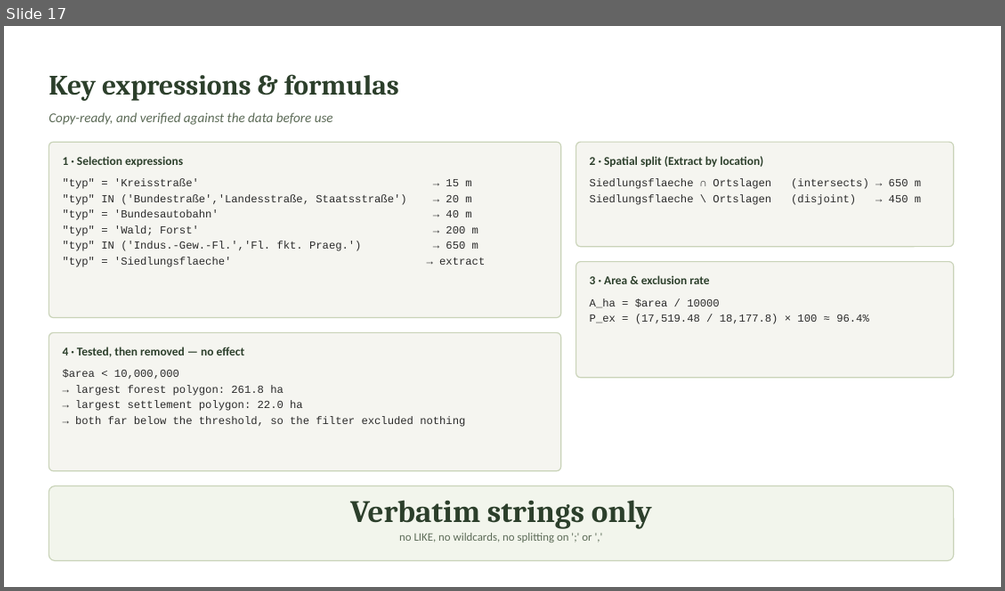
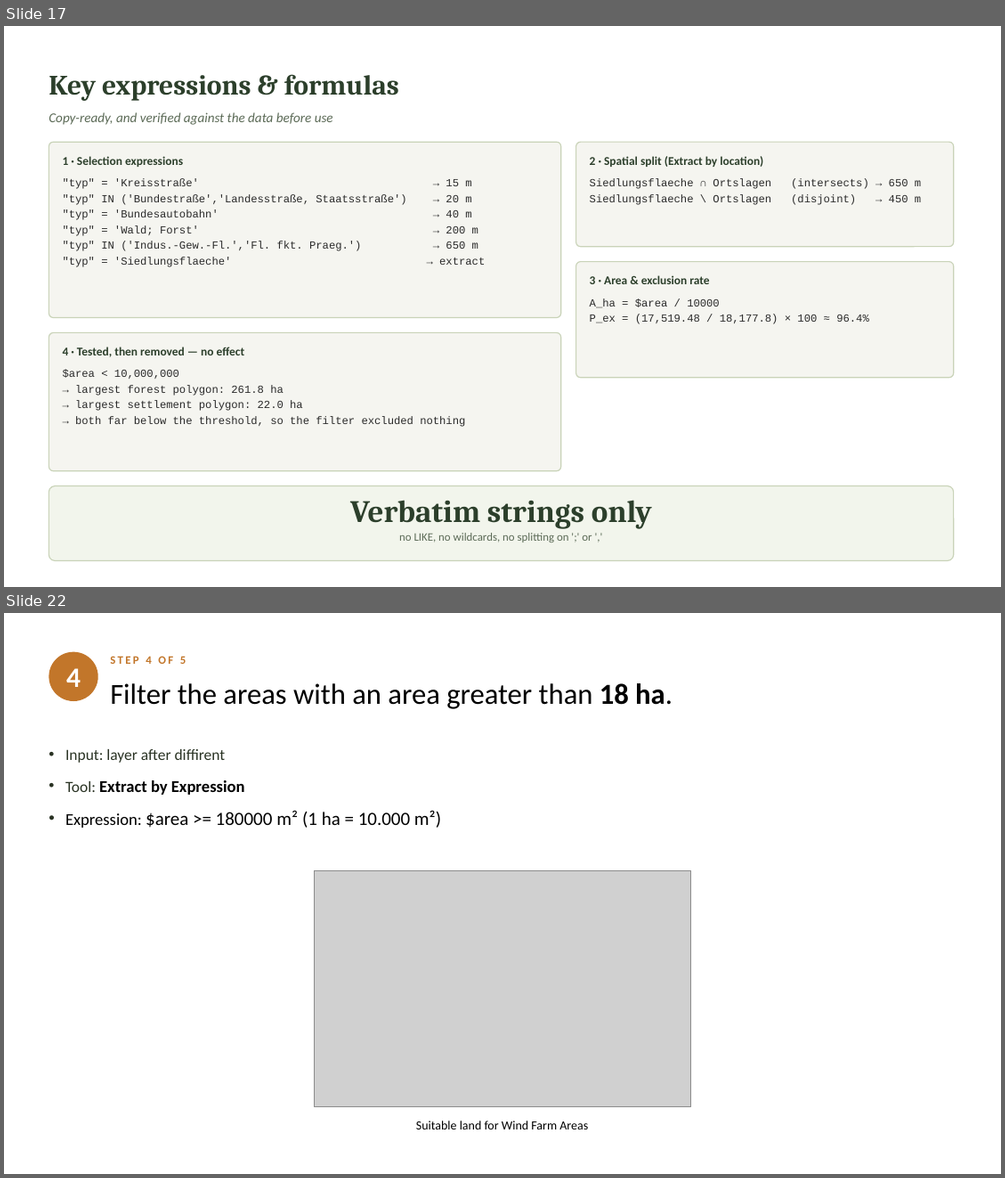
Before and after one commit to Kratosna/Methoden-zur-Analyse-und-Modellierung-von-r-umlichen-Umweltdaten, a slide deck: Procedure_Presentation.pptx. Shown one above the other, each under a label of ours: slide 17 before the commit, slides 17 and 22 after it; the slides between them are not shown. The pictures are 1005x591 and 1005x1178 pixels, drawn with LibreOffice and Linux fonts; fonts in the diff are those of the drawing; grey boxes stand for pictures. Boxes give left, top, right and bottom in pixels: in the first picture for what was removed or moved away, otherwise in the second. Text is boxed around its words. In the diff, an @@ line names an element or a change of style, - is before the commit and + after.

```diff
--- a/Procedure_Presentation.pptx
+++ b/Procedure_Presentation.pptx
@@ slide 22 added at box(4, 613, 1001, 1174), background #FFFFFF @@
@@ ellipse added at box(48, 652, 98, 701), fill #C2762A @@
@@ text added at box(110, 656, 186, 664), 11 pt, text #C2762A, bold @@
+STEP 4 OF 5
@@ text added at box(66, 668, 81, 687), 27 pt, text #FFFFFF, bold @@
+4
@@ text added at box(110, 683, 672, 709), 28 pt, text #000000 @@
+Filter the areas with an area greater than 18 ha.
@@ text added at box(65, 749, 441, 827), 15 pt, text #000000 @@
+• Input: layer after diffirent
+• Tool: Extract by Expression
+• Expression: $area >= 180000 m² (1 ha = 10.000 m²)
@@ picture added at box(315, 870, 691, 1106) @@
@@ text added at box(416, 1120, 588, 1129), 12 pt, text #000000 @@
+Suitable land for Wind Farm Areas
```
Also in this commit, not shown: 6 other slides added, 3 other files.
